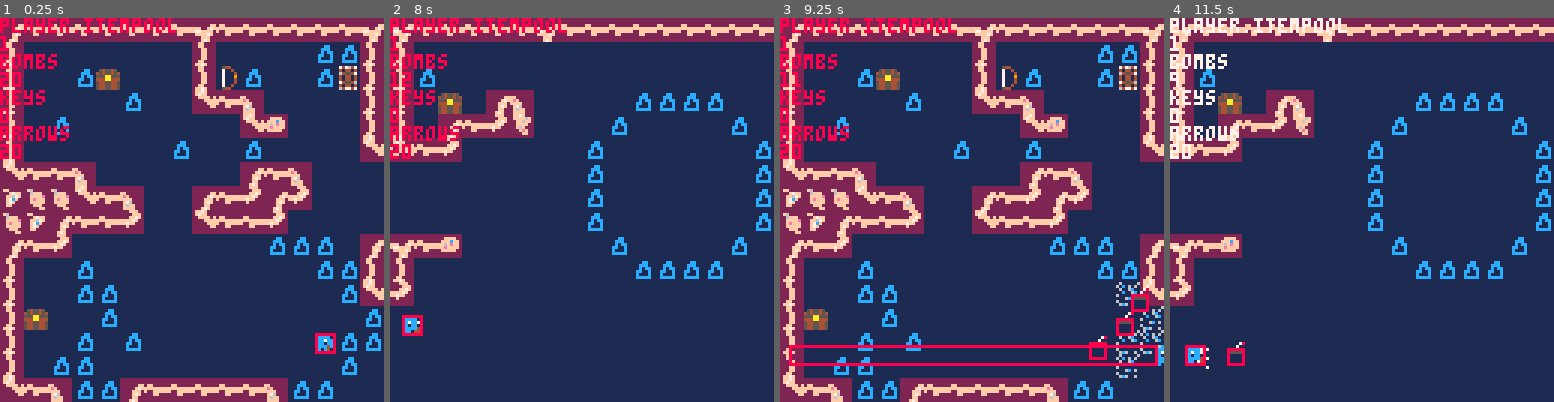
Above: before the commit, frames 1-4 (left to right).
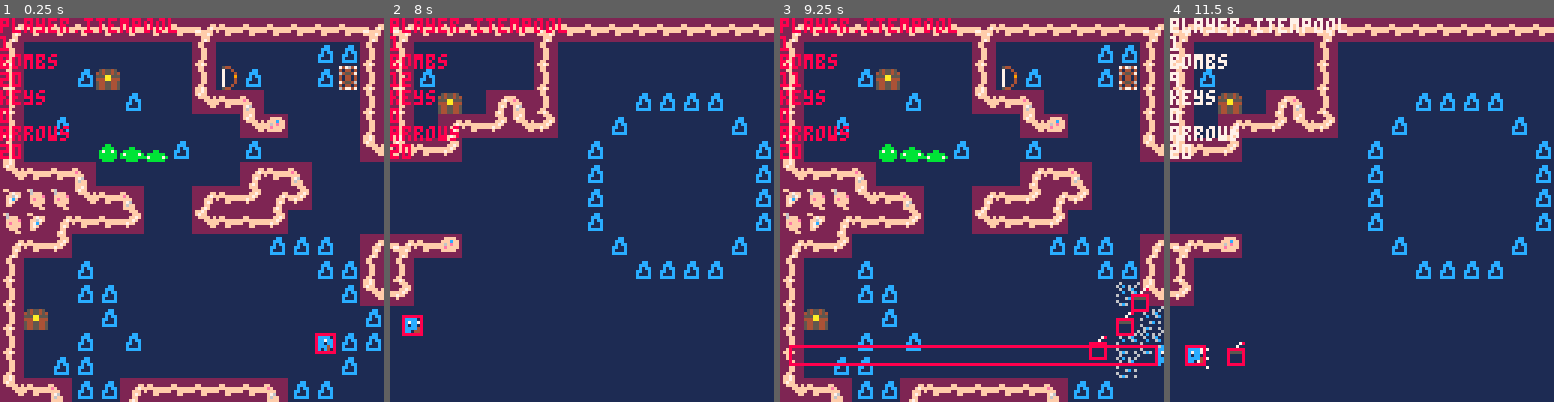
Above: after the commit, the same moments.

Repository: s-france/pico8GameS
Game: PICO-8 cartridge squid.p8
Same seed, same stepped clock (60 frames per second), same inputs: the game is played once before the commit and once after it.
Inputs:
- Up to frame 1 (0.25 s): no input
- Up to frame 2 (8 s): tap X (X key) at 0.33, 1.07, 1.85, 2.97, 4.08, 5.2, 6.32, 7.43 s; tap O (Z key) at 0.7, 1.7, 2.1, 2.5, 2.9, 3.3, 3.7, 4.1, 4.5, 4.9, 5.3, 5.7, 6.1, 6.5, 6.9, 7.3, 7.7 s; hold Right 1.6-2.1 s; hold Up 2.15-2.42 s; hold Right 2.47-3.03 s; hold Left 3.08-3.58 s; hold Down 3.63-3.97 s; hold Right 4.02-4.68 s; hold Up 4.73-5.03 s; hold Left 5.08-5.68 s; hold Down 5.73-6.03 s; hold Right 6.08-6.58 s; hold Right 6.63-7.13 s; hold Up 7.18-7.45 s; hold Right from 7.5 s (still down)
- Up to frame 3 (9.25 s): release Right at 8.07 s; tap O (Z key) at 8.1, 8.5, 8.9 s; hold Left 8.12-8.62 s; tap X (X key) at 8.55 s; hold Down 8.67-9 s; hold Right from 9.05 s (still down)
- Up to frame 4 (11.5 s): tap O (Z key) every 0.4 s from 9.3 to 11.3 s; tap X (X key) at 9.67, 10.78 s; release Right at 9.72 s; hold Up 9.77-10.07 s; hold Left 10.12-10.72 s; hold Down 10.77-11.07 s; hold Right from 11.12 s (still down)

The runs differ from the first frame. In frame 1, 0.5% of the frame differs, in the area x 25-44%, y 32-38%; in frame 2, 1.7%, in the area x 32-44%, y 6-32%; in frame 3, 0.5%; in frame 4, 1.7%.

Commit message:
Update squid.p8

Diff:
--- a/squid.p8
+++ b/squid.p8
@@ -23,9 +23,9 @@
 	arrowpool = {}
 	particlesystems = {}
 	particles = {}
-//	mapdata = {
-	//[1] = "080404040404040410040404040404101 …(1890 unchanged characters)…
-	//	}
+ mapdata = {
+	[1] = "080404040404040410040404040404101 …(1890 unchanged characters)…
+	}
  global_faces = {
 	[0] = {-1,-1},
  [1] = {0,-1},
@@ -35,7 +35,7 @@
 	[5] = {-1,1},
 	[6] = {0,1},
 	[7] = {1,1} }
-	//replace_mapdata(0,0,31,31,mapdata[1])
+	replace_mapdata(0,0,31,31,mapdata[1])
 	//npc1 = make_npc(1,0,70,35,1,1)
 	//npc2 = make_npc(0,0,8,16,0,1)
 	music_var = 4
